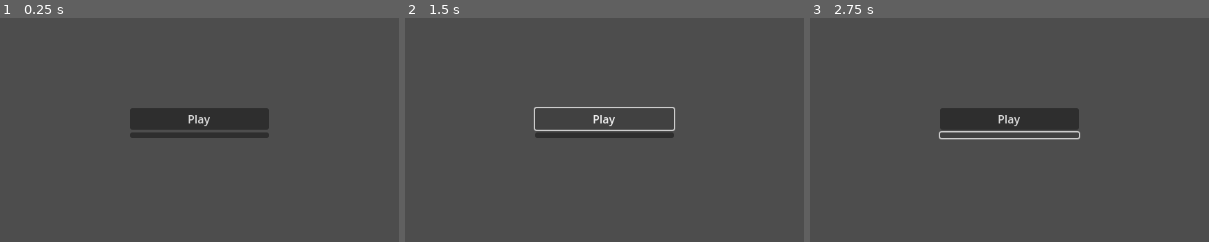
Above: before the commit, frames 1-3 (left to right).
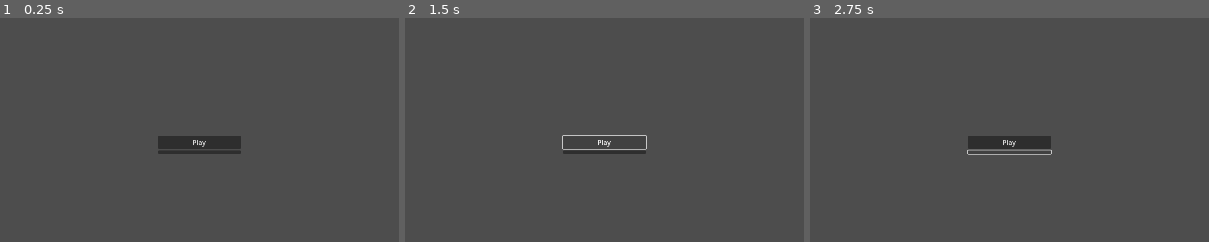
Above: after the commit, the same moments.

Repository: enderpyy/machina
Game: Godot game, scene res://scenes/main_menu.tscn
The game is run twice, just before and just after one commit, with the same random seed, the same clock (stepped at 60 frames per second) and the same inputs. Before the commit the project has no main scene; this scene is started directly in both runs.
Inputs (mouse positions are % of the whole screen's width and height, from its top left; square brackets give the same spot before the commit, where the layout moved):
- Up to frame 1 (0.25 s): no input
- Up to frame 2 (1.5 s): click "Play" at 0.5 s; click "Play" at 1.25 s
- Up to frame 3 (2.75 s): click (50, 44) [50, 41] at 2 s
The pictures show only the part of the screen within x 25-75%, y 14-64%; the shares and areas given below are measured in that part.

The runs differ from the first frame. In frame 1, 5.2% of the frame differs, in the area x 32-68%, y 40-61%; in frame 2, 1.5%; in frame 3, 5.1%.

Commit message:
mouse movement

Diff:
--- /dev/null
+++ b/machina/fnaf_base.gd
@@ -0,0 +1 @@
+extends Node2D
--- /dev/null
+++ b/machina/fnaf_base.tscn
@@ -0,0 +1,12 @@
+[gd_scene load_steps=3 format=3 uid="uid://d27l8kea2caos"]
+
+[ext_resource type="Script" uid="uid://drnv0yvwc7n7l" path="res://fnaf_base.gd" id="1_ksnf0"]
+[ext_resource type="Texture2D" uid="uid://b7ahb4ohg1ba4" path="res://base_bg.png" id="2_babkc"]
+
+[node name="FNAF_base" type="Node2D"]
+script = ExtResource("1_ksnf0")
+
+[node name="bg" type="Sprite2D" parent="."]
+position = Vector2(953, 556)
+scale = Vector2(1.08856, 1.1285)
+texture = ExtResource("2_babkc")
--- /dev/null
+++ b/machina/globals.gd
@@ -0,0 +1,3 @@
+extends Node
+
+var mpos: Vector2
--- /dev/null
+++ b/machina/mouse.tscn
@@ -0,0 +1,6 @@
+[gd_scene load_steps=2 format=3 uid="uid://bvjv2djhp1wx8"]
+
+[ext_resource type="Texture2D" uid="uid://bcx2alpy4tap1" path="res://mouse_icon.png" id="1_8f81w"]
+
+[node name="mouse" type="Sprite2D"]
+texture = ExtResource("1_8f81w")
--- a/machina/project.godot
+++ b/machina/project.godot
@@ -11,5 +11,23 @@
 [application]
 
 config/name="machina"
+run/main_scene="uid://cwi33bifrml4c"
 config/features=PackedStringArray("4.4", "Forward Plus")
 config/icon="res://icon.svg"
+
+[autoload]
+
+globals="*res://globals.gd"
+
+[display]
+
+window/size/viewport_width=1920
+window/size/viewport_height=1080
+
+[input]
+
+esc={
+"deadzone": 0.2,
+"events": [Object(InputEventKey,"resource_local_to_scene":false,"resource_name":"","device":-1,"window_id":0,"alt_pressed":false,"shift_pressed":false,"ctrl_pressed":false,"meta_pressed":false,"pressed":false,"keycode":0,"physical_keycode":4194305,"key_label":0,"unicode":0,"location":0,"echo":false,"script":null)
+]
+}
--- /dev/null
+++ b/machina/root.gd
@@ -0,0 +1,31 @@
+extends Node2D
+
+@onready var mouse := $mouse
+@onready var center := get_viewport().get_visible_rect().size / 2
+@onready var mouse_delta := Vector2.ZERO # filled by _input function here
+var mouse_trapped:bool = true
+
+func _ready():
+	Engine.max_fps = 60
+	Input.set_mouse_mode(Input.MOUSE_MODE_HIDDEN)
+	# INIT MOUSE POSITIONS
+	mouse.position = center
+	globals.mpos = center
+
+func _process(delta: float) -> void:
+	# MOUSE MOVE LOGIC
+	if mouse_trapped:
+		mouse_delta = get_global_mouse_position() - center  # amount mouse has moved since the previous warp_mouse
+		Input.warp_mouse(center)
+		globals.mpos += mouse_delta # mouse delta filled by _input
+		mouse.position = globals.mpos
+
+		if Input.is_action_just_pressed("esc"):
+			Input.set_mouse_mode(Input.MOUSE_MODE_VISIBLE)
+			mouse_trapped = false # pause menu logic here
+	else:
+		if Input.is_mouse_button_pressed(MouseButton.MOUSE_BUTTON_LEFT):
+			Input.set_mouse_mode(Input.MOUSE_MODE_HIDDEN)
+			globals.mpos = center
+			mouse.position = center
+			mouse_trapped = true
--- /dev/null
+++ b/machina/scenes/root.tscn
@@ -0,0 +1,11 @@
+[gd_scene load_steps=3 format=3 uid="uid://cwi33bifrml4c"]
+
+[ext_resource type="Script" uid="uid://bjuelc3l70kh8" path="res://root.gd" id="1_j5px3"]
+[ext_resource type="PackedScene" uid="uid://bvjv2djhp1wx8" path="res://mouse.tscn" id="2_twpsu"]
+
+[node name="root" type="Node2D"]
+script = ExtResource("1_j5px3")
+
+[node name="mouse" parent="." instance=ExtResource("2_twpsu")]
+position = Vector2(2, -22)
+scale = Vector2(0.164167, 0.161667)
Binary file added: machina/base_bg.png
Not shown, added: machina/base_bg.png.import
Not shown, added: machina/fnaf_base.gd.uid
Not shown, added: machina/globals.gd.uid
Binary file added: machina/mouse_icon.png
Not shown, added: machina/mouse_icon.png.import
Not shown, added: machina/root.gd.uid
Not shown: 2 places in machina/scenes/main_menu.tscn that only renumber resources
